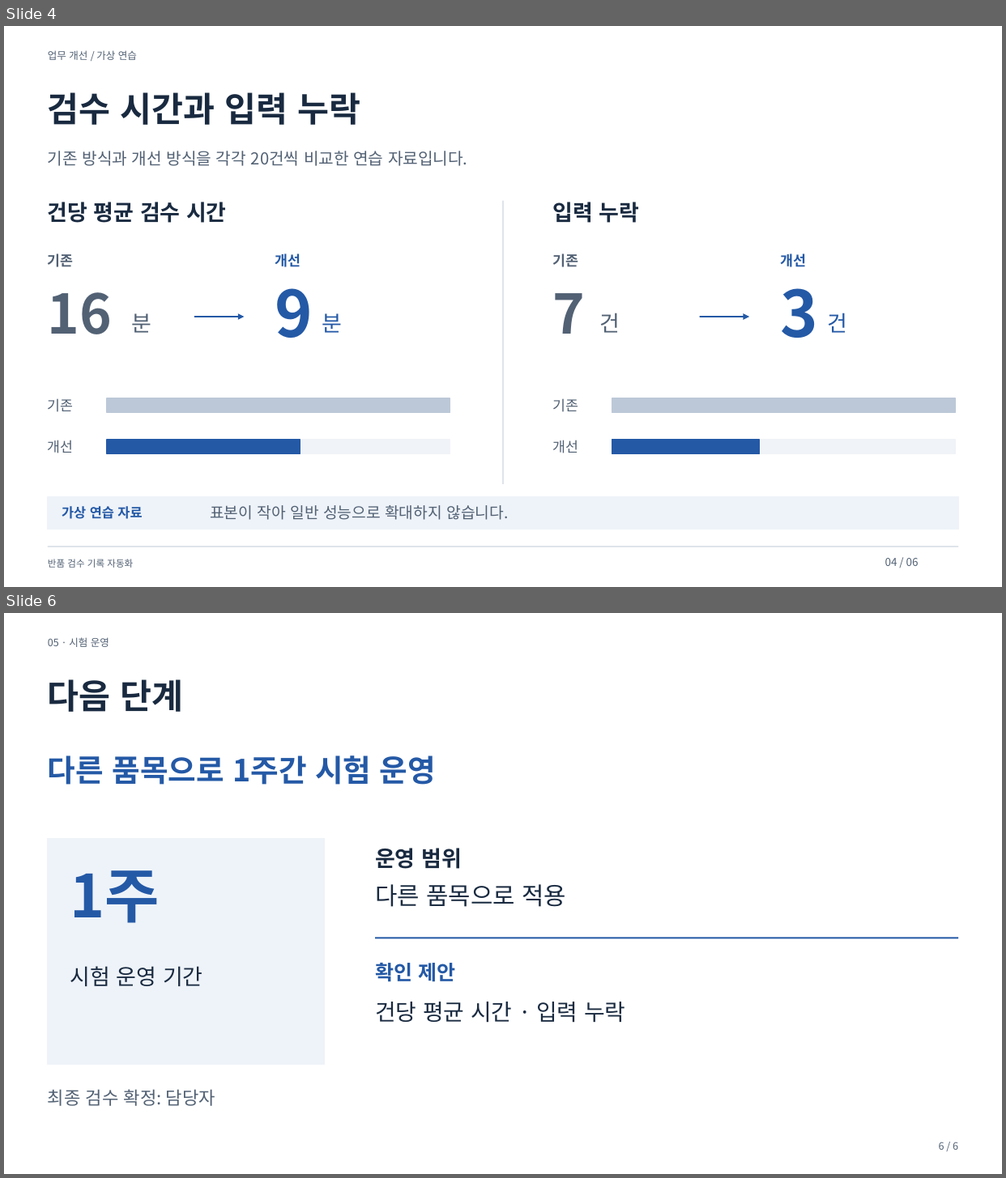
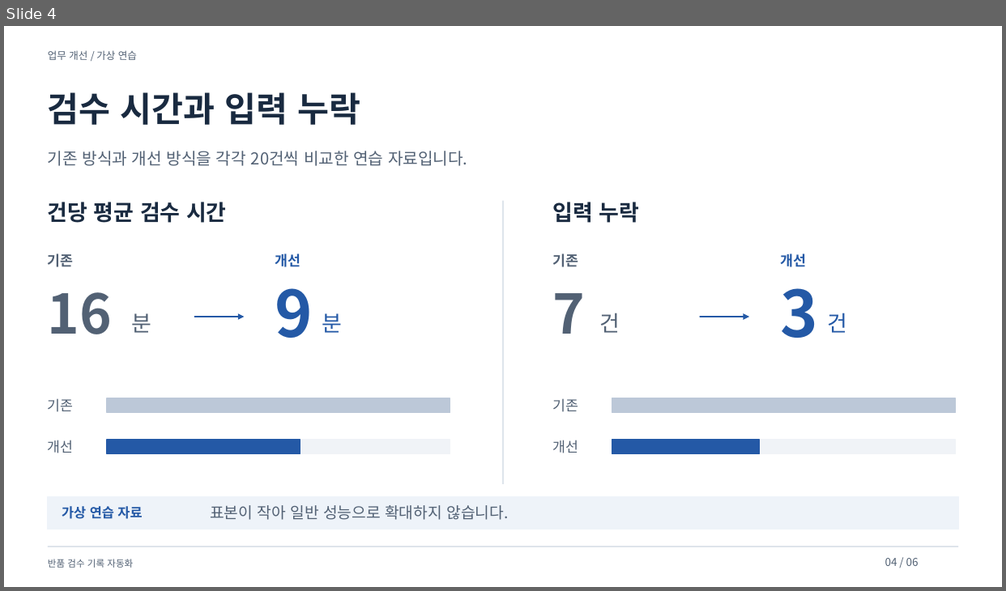
Before and after one commit to kgyujin/clean-ppt-skill, a slide deck: examples/business-blue/deck.pptx. Shown one above the other, each under a label of ours: slides 4 and 6 before the commit, slide 4 after it; the slides between them are not shown. The pictures are 1006x1178 and 1006x591 pixels, drawn with LibreOffice and Linux fonts; fonts in the diff are those of the drawing. Boxes give left, top, right and bottom in pixels: in the first picture for what was removed or moved away, otherwise in the second. Text is boxed around its words. In the diff, an @@ line names an element or a change of style, - is before the commit and + after.

```diff
--- a/examples/business-blue/deck.pptx
+++ b/examples/business-blue/deck.pptx
@@ slide 6 removed at [4,613,1002,1174], background #FFFFFF @@
@@ text removed at [48,637,109,647] @@
-05 · 시험 운영
@@ text removed at [48,679,184,712] @@
-다음 단계
@@ text removed at [48,756,436,785] @@
-다른 품목으로 1주간 시험 운영
@@ rectangle removed at [48,838,325,1064] @@
@@ text removed at [375,848,462,869] @@
-운영 범위
@@ text removed at [70,871,160,923] @@
-1주
@@ text removed at [375,884,566,907] @@
-다른 품목으로 적용
@@ line removed from (375, 938) to (958, 938) @@
@@ text removed at [70,966,203,986] @@
-시험 운영 기간
@@ text removed at [375,963,455,982] @@
-확인 제안
@@ text removed at [375,1002,625,1023] @@
-건당 평균 시간 · 입력 누락
@@ text removed at [48,1089,215,1106] @@
-최종 검수 확정: 담당자
@@ text removed at [939,1142,958,1150] @@
-6 / 6
```
Also in this commit, not shown: 1 slide changed, 3 slides added, 2 other slides removed, 52 other files.
